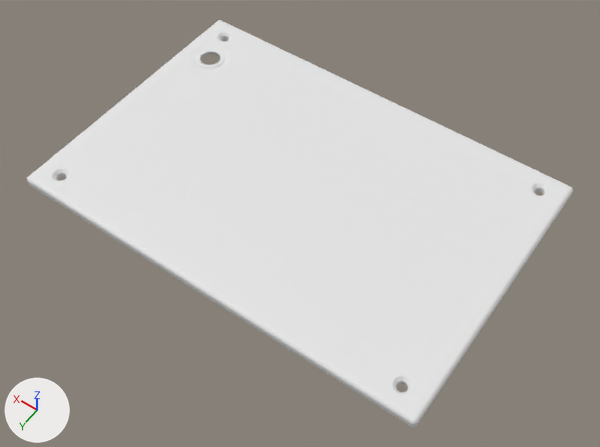
The Blender file ili9341_3.2_box_back.blend as it was, and as the next commit left it.
Before and after are seen from a 50 mm camera at (-76.9, 107.1, 167.5) aimed at (-4.6, 5.8, 8.2). The lights are fixed; the arrows at lower left show +X, +Y and +Z.

In view in the first picture: 'Back_Cover_v1'.
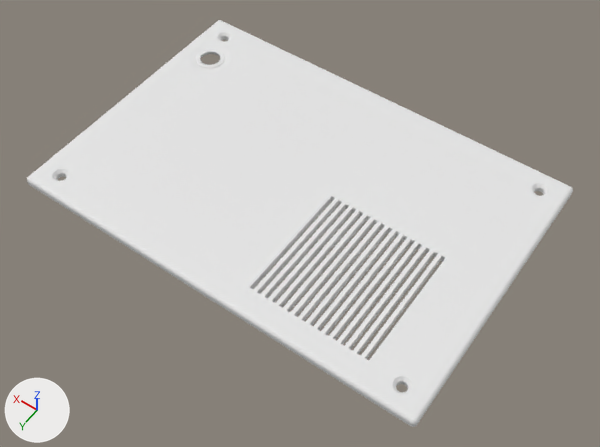
The newer file is also turned or shifted as a whole; pictures and numbers use the older file's frame.

Edits to the scene script, one JSON object a line:
```json
{"block": "me_back_cover_v1", "where": "# used by ob_back_cover_v1; location = (0.0, 0.0, 0.0); rotation_euler = (1.571, 0.0, 0.0), in degrees (90, 0, 0)"}
{"op": "remove", "block": "me_back_cover_v1", "code": "me_back_cover_v1.from_pydata(...)  # 1741 vertices, 3498 faces; spans x -55.0..55.0, y 13.0..15.0, z -37.5..37.5"}
{"op": "add", "block": "me_back_cover_v1", "code": "me_back_cover_v1.from_pydata(...)  # 2305 vertices, 3748 faces; spans x -55.0..55.0, y 13.0..15.0, z -37.5..37.5"}
{"block": "me_back_cover_v1", "change": "me_back_cover_v1 part 1: 564 vertices added at x -40.0..-9.0, y 13.0..15.0, z -31.0..1.0"}
```

Boxes (x1, y1, x2, y2) around the edits, measured in the pictures (600 x 447 px):
```json
{"part": 1, "of": "me_back_cover_v1", "change": "added", "after": [68, 72, 533, 378]}
```
